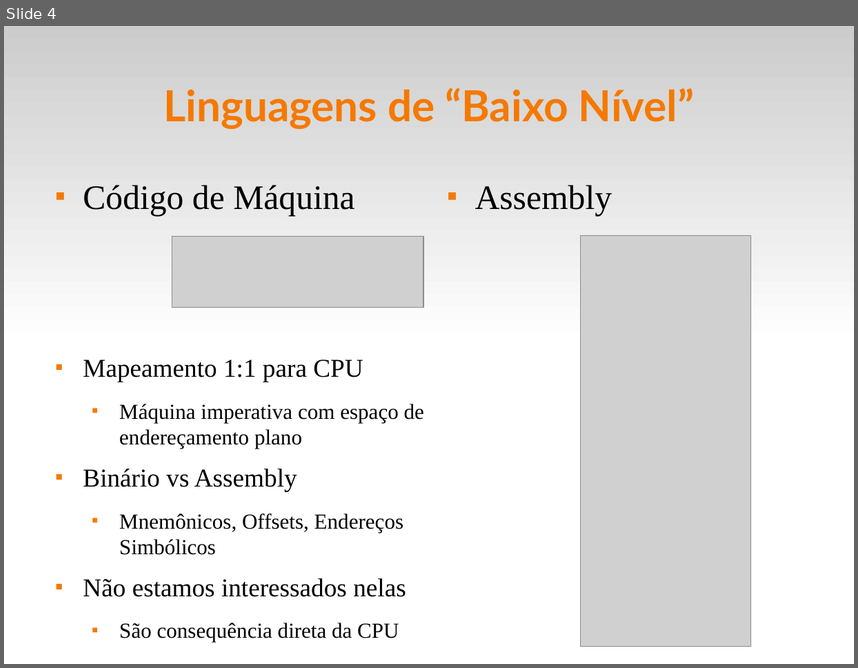
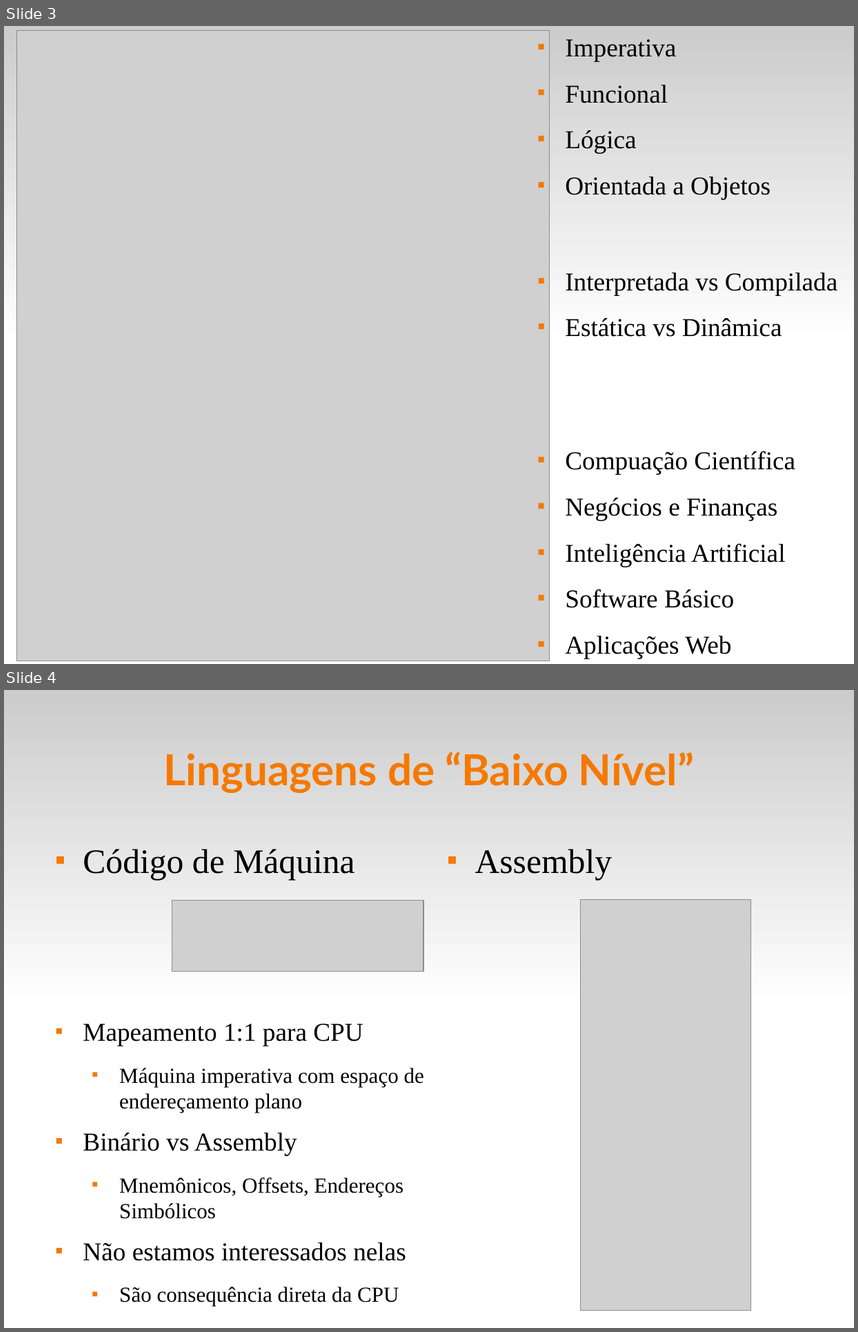
Before and after one commit to fsantanna-uerj/EDL, a slide deck: edl.odp. Shown one above the other, each under a label of ours: slide 4 before the commit, slides 3 and 4 after it. The pictures are 858x668 and 858x1332 pixels, drawn with LibreOffice and Linux fonts; fonts in the diff are those of the drawing; grey boxes stand for pictures. Boxes give left, top, right and bottom in pixels: in the first picture for what was removed or moved away, otherwise in the second. Text is boxed around its words. In the diff, an @@ line names an element or a change of style, - is before the commit and + after.

```diff
--- a/edl.odp
+++ b/edl.odp
@@ slide 3 added at [4, 26, 854, 664], background #FFFFFF; not listed: 1 template element that a slide beside it also shows @@
@@ picture added at [17, 31, 550, 661] @@
@@ text added at [565, 39, 771, 199], 24 pt, text #000000 @@
+■ Imperativa
+■ Funcional
+■ Lógica
+■ Orientada a Objetos
@@ text added at [565, 272, 838, 336], 24 pt, text #000000 @@
+■ Interpretada vs Compilada
+■ Estática vs Dinâmica
@@ text added at [565, 450, 795, 658], 24 pt, text #000000 @@
+■ Compuação Científica
+■ Negócios e Finanças
+■ Inteligência Artificial
+■ Software Básico
+■ Aplicações Web
```
Also in this commit, not shown: 3 other slides added, 1 slide removed, 5 other files.
